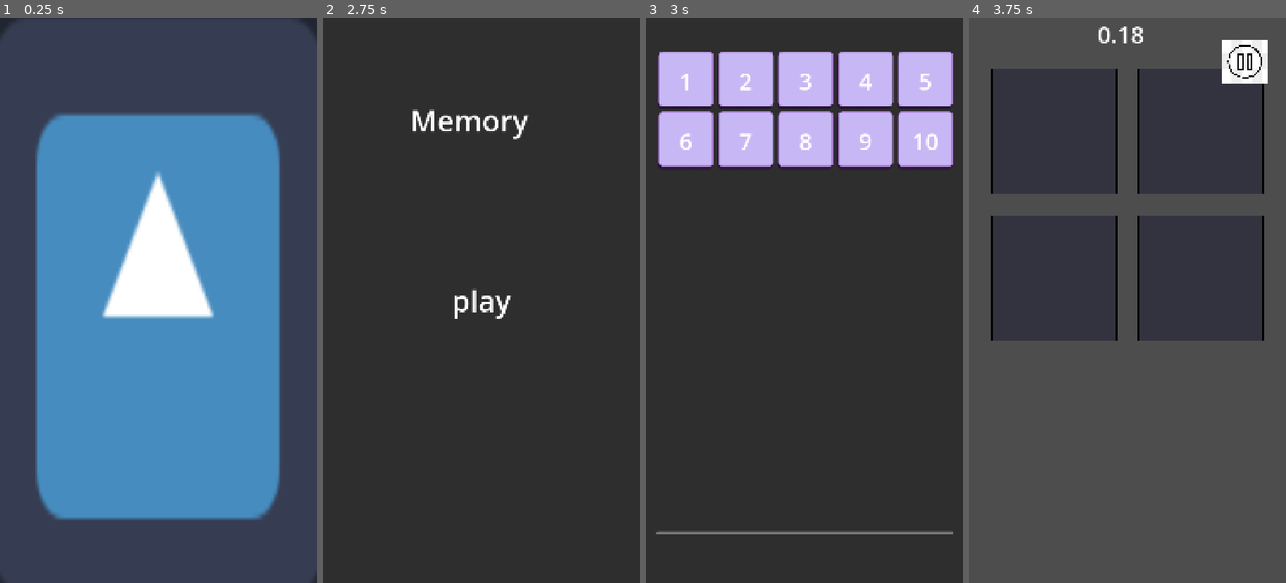
Above: before the commit, frames 1-4 (left to right).
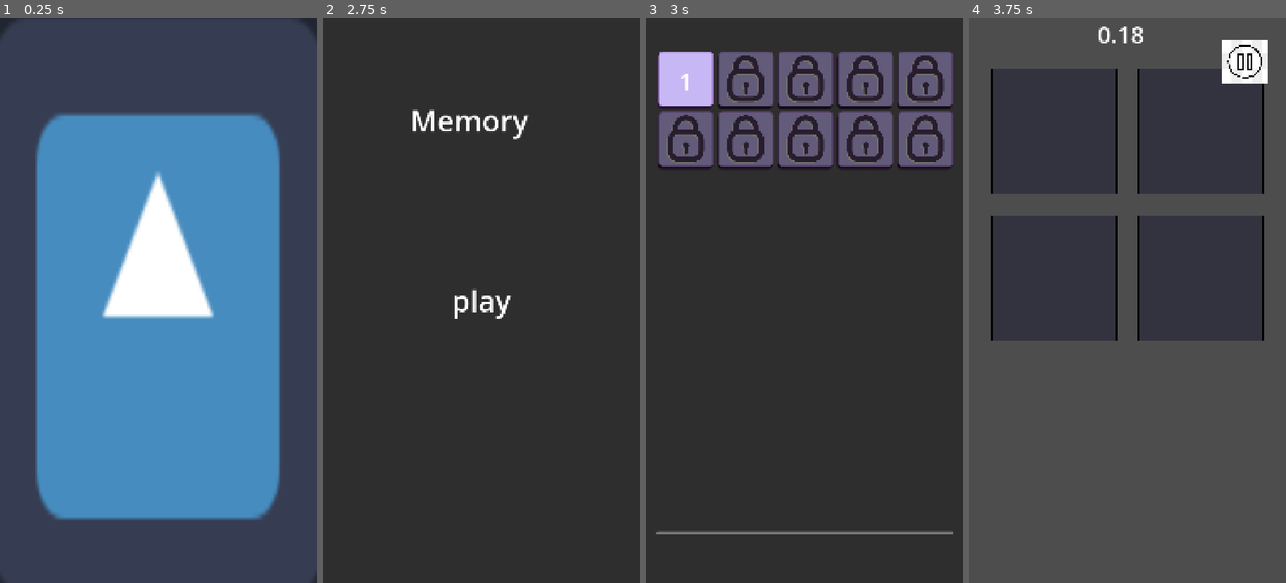
Above: after the commit, the same moments.

Repository: sabarnamaity-capsitech/SampleGameArchitecture
Game: Godot game, scene res://Scenes/Boot.tscn
Same seed, same stepped clock (60 frames per second), same inputs: the game is played once before the commit and once after it. The engine's default icon, where the game draws it, is replaced by a stand-in: a white triangle on a blue panel in a dark square.
Inputs (mouse positions are in pixels of both pictures, inside the frame that each line leads up to):
- Up to frame 1 (0.25 s): no input
- Up to frame 2 (2.75 s): tap Enter at 0.5, 2 s; move the mouse to (551, 272) at 0.52 s; click (551, 272) at 0.67 s; tap Space at 1.25 s; move the mouse to (418, 328) at 1.27 s; click (418, 328) at 1.42 s; move the mouse to (513, 176) at 2.02 s; click (513, 176) at 2.17 s
- Up to frame 3 (3 s): click "play" at 2.75 s
- Up to frame 4 (3.75 s): click "1" at 3.5 s

Frames 1-2 are identical in both runs. In frame 3, 16% of the frame differs, in the area x 3-97%, y 6-27%; in frame 4, nothing differs.

Commit message:
levl wise lock unlock system ingame

Diff:
--- a/Scenes/LevelButton.gd
+++ b/Scenes/LevelButton.gd
@@ -3,14 +3,29 @@
 
 @export var button: TextureButton
 @export var label: Label
+@export var lock_label: TextureRect   # dekhabe locked hole
 
 var level_number: int
-func setup(level: int) -> void:
+var _locked: bool = false
+
+func setup(level: int, locked: bool) -> void:
 	level_number = level
 	label.text = str(level)
+	_locked = locked
+	_update_visual()
+
 
 func _ready() -> void:
 	button.pressed.connect(_on_pressed)
 
+func _update_visual() -> void:
+	button.disabled = _locked
+	modulate = Color(0.5, 0.5, 0.5, 1.0) if _locked else Color(1, 1, 1, 1)
+	if lock_label:
+		lock_label.visible = _locked
+	label.visible = not _locked
+
 func _on_pressed() -> void:
+	if _locked:
+		return
 	GameBus.level_selected.emit(level_number)
--- a/Scenes/LevelPanelController.gd
+++ b/Scenes/LevelPanelController.gd
@@ -10,7 +10,6 @@
 	print("LEVEL CONTAINER = ", level_container)
 	print("VALID = ", is_instance_valid(level_container))
 	print("BUTTON SCENE = ", level_button_scene)
-
 	GameBus.level_selected.connect(_on_level_selected)
 	_create_level_buttons()
 
@@ -21,10 +20,12 @@
 	for i in level_data.grid_sizes.size():
 		var level_number := i + 1
 		var level_button := level_button_scene.instantiate() as LevelButton
-
+		var locked := not GameService.save.is_level_unlocked(level_number)
 		level_container.add_child(level_button)
-		level_button.setup(level_number)
+		level_button.setup(level_number, locked)
 
 func _on_level_selected(level_number: int) -> void:
+	if not GameService.save.is_level_unlocked(level_number):
+		return
 	GameService.game.select_level(level_number)
 	GameService.scene.go_to("gameplay")
--- a/Scenes/Level_button.tscn
+++ b/Scenes/Level_button.tscn
@@ -2,8 +2,9 @@
 
 [ext_resource type="Texture2D" uid="uid://cfn404xplnjiv" path="res://Sprites/setting.png" id="1_cbyym"]
 [ext_resource type="Script" uid="uid://rfn7xxvpn1tf" path="res://Scenes/LevelButton.gd" id="1_vdu52"]
+[ext_resource type="Texture2D" uid="uid://cbflf6x2lfhh8" path="res://Sprites/lock1.png" id="3_guvcp"]
 
-[node name="LevelButton" type="Control" unique_id=56957554 node_paths=PackedStringArray("button", "label")]
+[node name="LevelButton" type="Control" unique_id=56957554 node_paths=PackedStringArray("button", "label", "lock_label")]
 custom_minimum_size = Vector2(200, 200)
 layout_mode = 3
 anchors_preset = 0
@@ -12,6 +13,7 @@
 script = ExtResource("1_vdu52")
 button = NodePath("TextureButton")
 label = NodePath("TextureButton/Label")
+lock_label = NodePath("TextureRect")
 
 [node name="TextureButton" type="TextureButton" parent="." unique_id=274809407]
 layout_mode = 1
@@ -35,3 +37,18 @@
 text = "1"
 horizontal_alignment = 1
 vertical_alignment = 1
+
+[node name="TextureRect" type="TextureRect" parent="." unique_id=1551919320]
+layout_mode = 1
+anchors_preset = 15
+anchor_right = 1.0
+anchor_bottom = 1.0
+offset_left = 16.0
+offset_top = 12.0
+offset_right = -20.0
+offset_bottom = -24.0
+grow_horizontal = 2
+grow_vertical = 2
+texture = ExtResource("3_guvcp")
+expand_mode = 1
+stretch_mode = 5
--- a/Scripts/GameManager.gd
+++ b/Scripts/GameManager.gd
@@ -30,6 +30,7 @@
 	_save.mark_level_complete(current_level_id, _elapsed)
 	_ui.push("win")
 	GameBus.level_won.emit(current_level_id, _elapsed)
+	GameBus.level_completed.emit(current_level_id)
 	print("LEVEL WON EMITTED")
 
 func report_lose() -> void:
--- a/Scripts/SaveManager.gd
+++ b/Scripts/SaveManager.gd
@@ -28,7 +28,12 @@
 
 func is_level_complete(level_id: int) -> bool:
 	return _data["levels_completed"].has(str(level_id))
-
+func is_level_unlocked(level_id: int) -> bool:
+	# 1st level shob shomoy free
+	if level_id <= 1:
+		return true
+	# baki gulo — thik agerta complete thakle unlock
+	return is_level_complete(level_id - 1)
 func get_setting(key: String, default_value: Variant = null) -> Variant:
 	return _data["settings"].get(key, default_value)
 
Binary file added: Sprites/lock1.png
Not shown, added: Sprites/lock1.png.import
